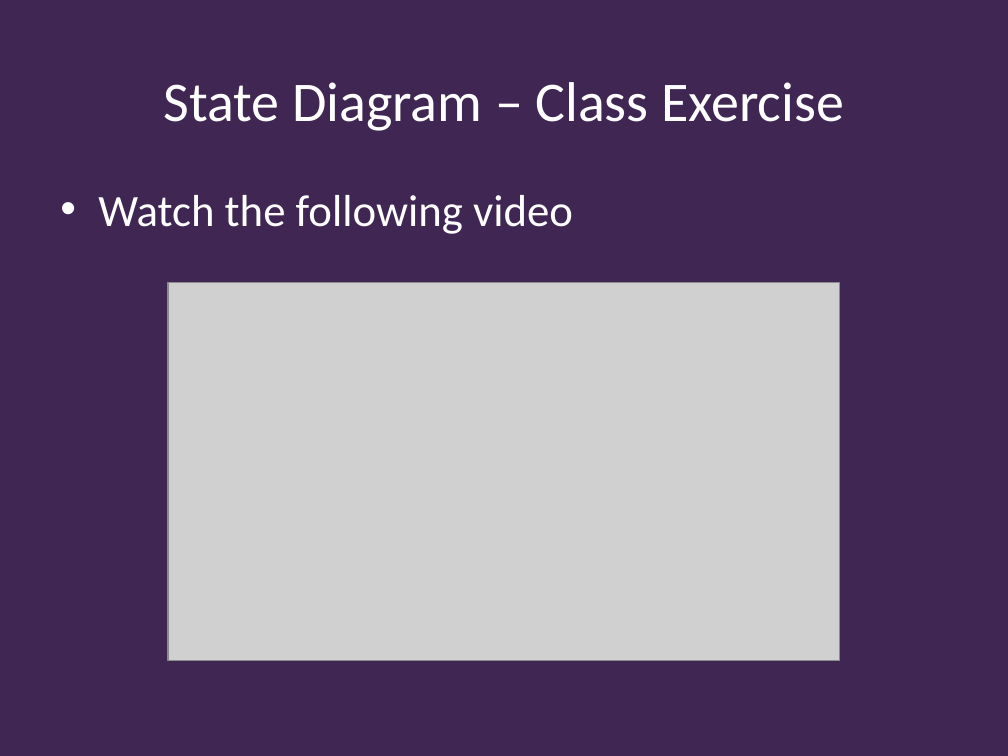
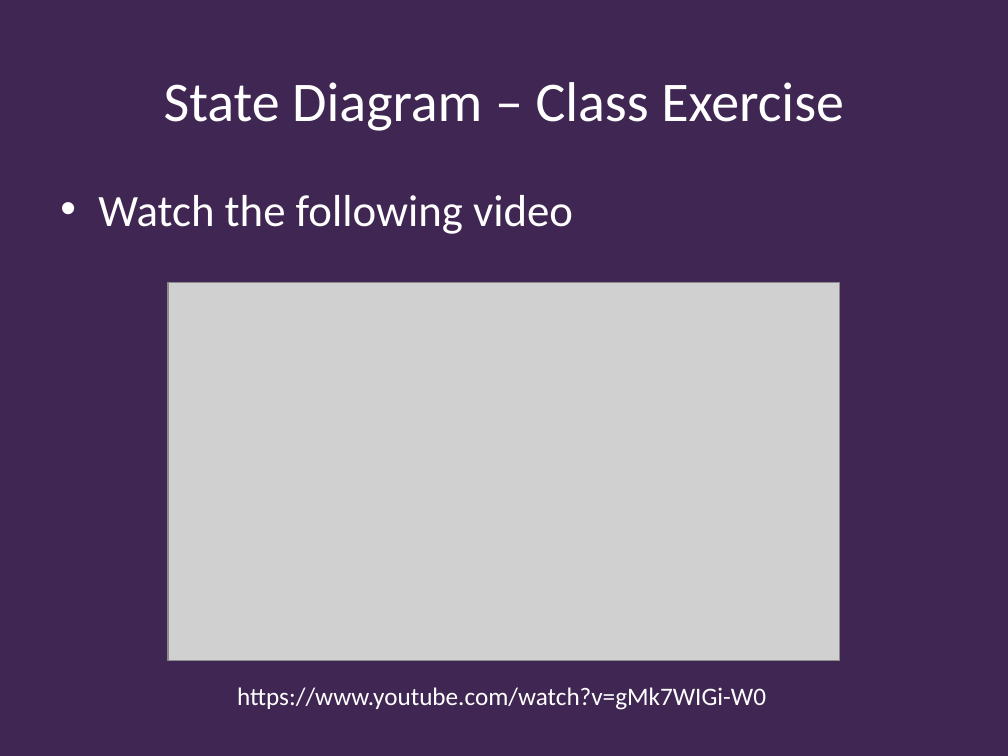
Before and after one commit to Falmouth-Games-Academy/bsc-course-materials, a slide deck: slide 20 of COMP140/04/2019-20-COMP140-04-lecture.pptx (slide 19 before the commit). Drawn at 1008x756 pixels with LibreOffice and Linux fonts; fonts in the diff are those of the drawing; grey boxes stand for pictures; background and template pictures are left out. Boxes give left, top, right and bottom in pixels: in the first picture for what was removed or moved away, otherwise in the second. Text is boxed around its words. In the diff, an @@ line names an element or a change of style, - is before the commit and + after.

```diff
--- a/COMP140/04/2019-20-COMP140-04-lecture.pptx
+++ b/COMP140/04/2019-20-COMP140-04-lecture.pptx
@@ text added at (x1=237, y1=687, x2=766, y2=710), 18 pt, text #FFFFFF @@
+https://www.youtube.com/watch?v=gMk7WIGi-W0
```
Also in this commit, not shown: 1 other slide changed, 1 other file.
